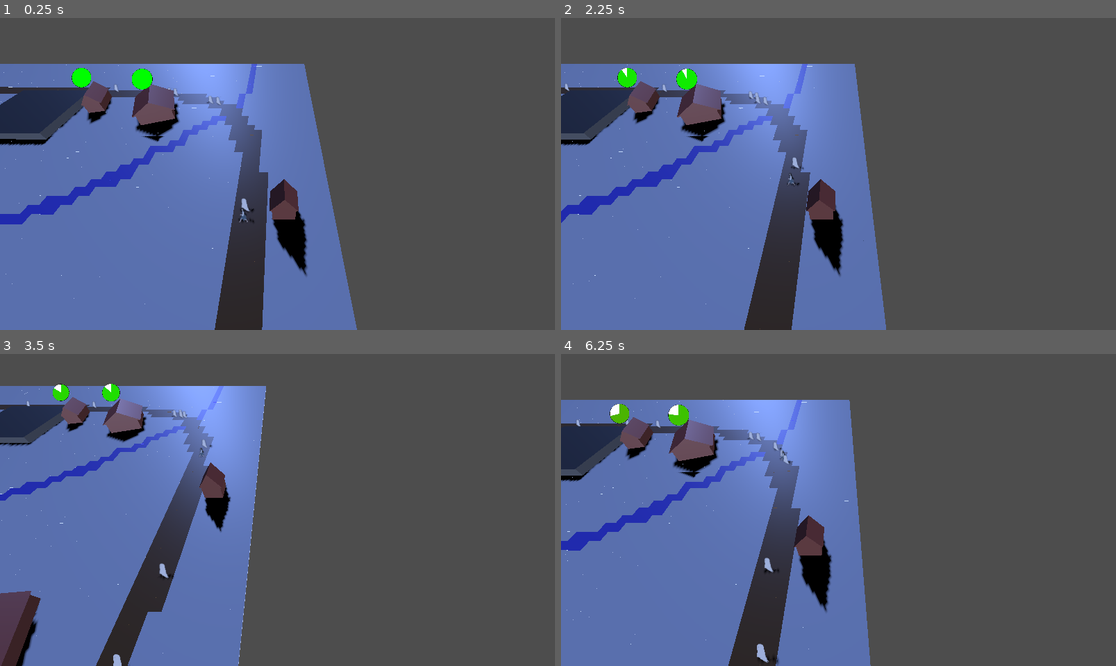
Above: before the commit, frames 1-4 (two rows, left to right).
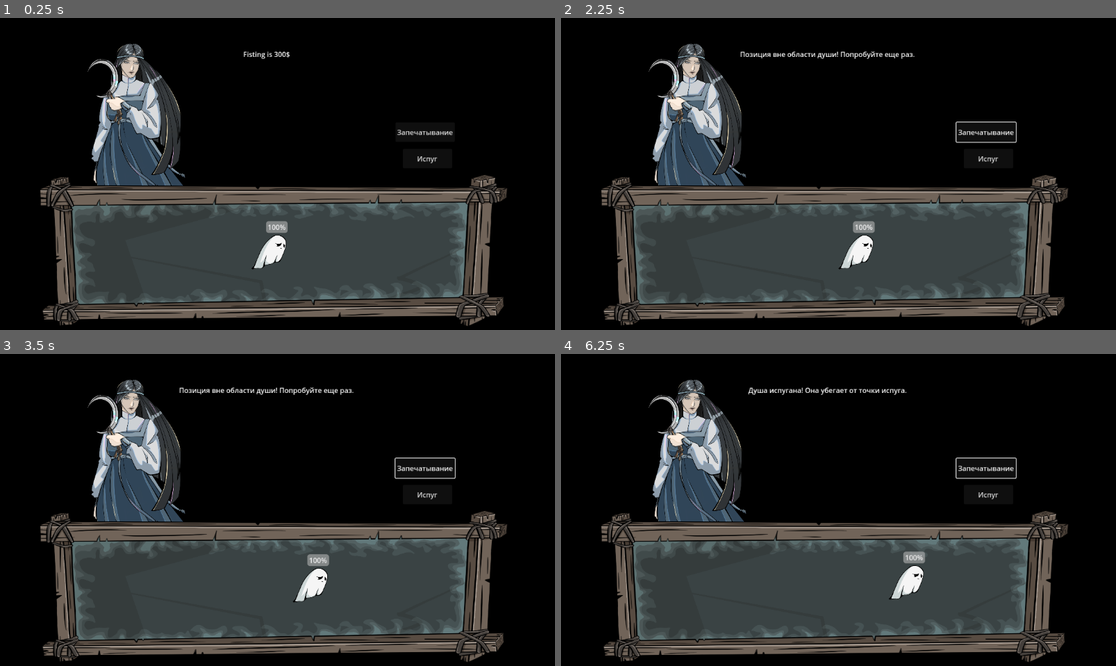
Above: after the commit, the same moments.

Repository: Ssssssaber/mara-winter-slumber
Game: Godot game, scene res://scenes/2d/environment/battle_scene.tscn
Same seed, same stepped clock (60 frames per second), same inputs: the game is played once before the commit and once after it. Before the commit the project starts from res://scenes/3d/environment/world.tscn.
Inputs (mouse positions are in pixels of both pictures, inside the frame that each line leads up to):
- Up to frame 1 (0.25 s): no input
- Up to frame 2 (2.25 s): click (988, 158) at 0.5 s, where only the run after the commit has a clickable "Испуг"; click (988, 133) at 1.25 s, where only the run after the commit has a clickable "Запечатывание"; move the mouse to (960, 158) at 2.02 s; hold Right (ui_right) from 2.03 s (still down); click (960, 158) at 2.17 s
- Up to frame 3 (3.5 s): move the mouse to (166, 525) at 2.77 s; release Right (ui_right) at 2.78 s; hold Down (ui_down) from 2.78 s (still down); click (166, 525) at 2.92 s
- Up to frame 4 (6.25 s): move the mouse to (894, 441) at 3.52 s; release Down (ui_down) at 3.53 s; hold Right (ui_right) 3.53-4.28 s; click (894, 441) at 3.67 s; move the mouse to (810, 572) at 4.27 s; hold Up (ui_up) 4.28-5.03 s; click (810, 572) at 4.42 s; move the mouse to (1005, 556) at 5.02 s; hold Left (ui_left) from 5.03 s (still down); click (1005, 556) at 5.17 s; move the mouse to (672, 463) at 5.77 s; click (672, 463) at 5.92 s

The runs differ from the first frame. In frame 1, 91% of the frame differs, in the area x 0-100%, y 0-100%; in frame 2, 89%; in frame 3, 85%; in frame 4, 89%.

Commit message:
(update): soul movement system + small visual update

Diff:
--- a/project.godot
+++ b/project.godot
@@ -11,7 +11,7 @@
 [application]
 
 config/name="mara-winter-slumber"
-run/main_scene="uid://npsgmyqx2xme"
+run/main_scene="uid://cmjp8iqyl8p8q"
 config/features=PackedStringArray("4.5", "Forward Plus")
 config/icon="res://icon.svg"
 
--- a/scenes/2d/characters/Soul.tscn
+++ b/scenes/2d/characters/Soul.tscn
@@ -1,13 +1,13 @@
-[gd_scene load_steps=4 format=3 uid="uid://c4vcy61g6muyu"]
+[gd_scene load_steps=3 format=3 uid="uid://c4vcy61g6muyu"]
 
-[ext_resource type="Texture2D" uid="uid://dqsce4q362yct" path="res://assets/2d/temporary/redsquare.png" id="1_yj76j"]
-
-[sub_resource type="RectangleShape2D" id="RectangleShape2D_cnwsa"]
-size = Vector2(16, 16)
+[ext_resource type="Texture2D" uid="uid://c425rp4p4iojp" path="res://assets/2d/characters/IMG_0646.PNG" id="1_yj76j"]
 
 [sub_resource type="SpriteFrames" id="SpriteFrames_wm0it"]
 animations = [{
 "frames": [{
+"duration": 1.0,
+"texture": ExtResource("1_yj76j")
+}, {
 "duration": 1.0,
 "texture": ExtResource("1_yj76j")
 }],
@@ -18,8 +18,17 @@
 
 [node name="Soul" type="CharacterBody2D"]
 
-[node name="CollisionShape2D" type="CollisionShape2D" parent="."]
-shape = SubResource("RectangleShape2D_cnwsa")
+[node name="AnimatedSprite2D" type="AnimatedSprite2D" parent="."]
+visible = false
+position = Vector2(-13, -106)
+scale = Vector2(0.2, 0.2)
+sprite_frames = SubResource("SpriteFrames_wm0it")
+frame_progress = 0.025899509
 
-[node name="AnimatedSprite2D" type="AnimatedSprite2D" parent="."]
-sprite_frames = SubResource("SpriteFrames_wm0it")
+[node name="Sprite2D" type="Sprite2D" parent="."]
+position = Vector2(-12.999999, -105.99999)
+scale = Vector2(0.2, 0.2)
+texture = ExtResource("1_yj76j")
+
+[node name="CollisionPolygon2D" type="CollisionPolygon2D" parent="."]
+polygon = PackedVector2Array(-9, -28, -2, -34, 5, -38, 12, -39, 20, -37, 28, -31, 31, -26, 32, -20, 32, -15, 29, -5, 26.8, 3, 24, 9, 20, 18, 18, 22, 16, 24, 12, 25, 5, 26, 2, 27, -2, 29, -10, 30, -15, 31, -21, 36, -23, 38, -26, 39, -33, 39, -36, 39, -40, 40, -44, 41, -47, 41, -48.5, 39.6, -48.2, 39, -47.2, 38, -44.4, 35, -43, 33, -41, 29, -38, 23, -35, 16, -28, -2, -22, -12, -14, -23)
--- a/scenes/2d/environment/battle_scene.tscn
+++ b/scenes/2d/environment/battle_scene.tscn
@@ -1,43 +1,77 @@
-[gd_scene load_steps=5 format=3 uid="uid://cmjp8iqyl8p8q"]
+[gd_scene load_steps=9 format=3 uid="uid://cmjp8iqyl8p8q"]
 
 [ext_resource type="PackedScene" uid="uid://c4vcy61g6muyu" path="res://scenes/2d/characters/Soul.tscn" id="1_1niic"]
+[ext_resource type="Texture2D" uid="uid://cbcpohtvf1r8x" path="res://assets/2d/characters/IMG_0644.PNG" id="1_iod56"]
 [ext_resource type="Script" uid="uid://colt06nrwoodo" path="res://scripts/2d/characters/soul.gd" id="2_1niic"]
 [ext_resource type="Script" uid="uid://v254gqat2uch" path="res://scripts/2d/environment/BattleController.gd" id="2_5p8w8"]
+[ext_resource type="Texture2D" uid="uid://c27u0o5ylfjhe" path="res://assets/2d/environment/IMG_0636.PNG" id="3_5p8w8"]
 [ext_resource type="PackedScene" uid="uid://1ag12pvvb2uu" path="res://scenes/2d/environment/capture_zone.tscn" id="4_aqiqb"]
+[ext_resource type="Texture2D" uid="uid://dsuw35uij6oot" path="res://assets/2d/environment/IMG_0643.PNG" id="5_4vdcg"]
+[ext_resource type="Texture2D" uid="uid://t05e50fsf81w" path="res://assets/2d/environment/IMG_0642.PNG" id="6_q6iye"]
 
 [node name="BattleScene" type="Node2D"]
 
 [node name="Background" type="ColorRect" parent="."]
-offset_right = 800.0
-offset_bottom = 600.0
-color = Color(0.101960786, 0.101960786, 0.18039216, 1)
+offset_right = 1280.0
+offset_bottom = 720.0
+color = Color(0, 0, 0, 1)
+
+[node name="Sprite2D" type="Sprite2D" parent="Background"]
+position = Vector2(627, 330)
+scale = Vector2(0.3, 0.3)
+texture = ExtResource("1_iod56")
 
 [node name="SoulArea" type="ColorRect" parent="."]
 custom_minimum_size = Vector2(400, 300)
-offset_left = 200.0
-offset_top = 150.0
-offset_right = 600.0
-offset_bottom = 450.0
+offset_left = 155.0
+offset_top = 389.0
+offset_right = 1087.0
+offset_bottom = 689.0
+color = Color(0, 0, 0, 1)
+
+[node name="Sprite2D" type="Sprite2D" parent="SoulArea"]
+light_mask = 2
+visibility_layer = 2
+position = Vector2(483.99997, 4)
+scale = Vector2(0.3098958, 0.31111112)
+texture = ExtResource("3_5p8w8")
 
 [node name="Soul" parent="SoulArea" instance=ExtResource("1_1niic")]
 script = ExtResource("2_1niic")
 
-[node name="ActionButtons" type="HBoxContainer" parent="."]
-offset_right = 182.0
-offset_bottom = 40.0
+[node name="IntimidateButton" type="Button" parent="."]
+offset_left = 929.0
+offset_top = 302.0
+offset_right = 1043.0
+offset_bottom = 347.0
+text = "Испуг
+"
 
-[node name="IntimidateButton" type="Button" parent="ActionButtons"]
-layout_mode = 2
-text = "Запугивание"
+[node name="Sprite2D" type="Sprite2D" parent="IntimidateButton"]
+visible = false
+position = Vector2(-101, 90)
+scale = Vector2(0.23059897, 0.2407407)
+texture = ExtResource("5_4vdcg")
 
-[node name="CaptureButton" type="Button" parent="ActionButtons"]
-layout_mode = 2
-text = "Захват"
+[node name="CaptureButton" type="Button" parent="."]
+offset_left = 912.0
+offset_top = 241.0
+offset_right = 1049.0
+offset_bottom = 286.0
+text = "Запечатывание
+"
+
+[node name="Sprite2D" type="Sprite2D" parent="CaptureButton"]
+visible = false
+position = Vector2(-115.99997, 161.99998)
+scale = Vector2(0.26197916, 0.2539352)
+texture = ExtResource("6_q6iye")
 
 [node name="BattleController" type="Node" parent="."]
 script = ExtResource("2_5p8w8")
 
 [node name="SoulHealth" type="Label" parent="."]
+visible = false
 offset_left = 635.0
 offset_top = 5.0
 offset_right = 795.0
@@ -48,12 +82,16 @@
 anchors_preset = 5
 anchor_left = 0.5
 anchor_right = 0.5
-offset_left = 347.0
-offset_top = 83.0
-offset_right = 455.0
-offset_bottom = 106.0
+offset_left = 561.0
+offset_top = 72.0
+offset_right = 669.0
+offset_bottom = 95.0
 grow_horizontal = 2
 text = "Fisting is 300$"
 
 [node name="CaptureZone" parent="." instance=ExtResource("4_aqiqb")]
 position = Vector2(-101, -1)
+
+[node name="Camera2D" type="Camera2D" parent="."]
+position = Vector2(640, 360)
+zoom = Vector2(0.9, 0.9)
--- a/scripts/2d/characters/soul.gd
+++ b/scripts/2d/characters/soul.gd
@@ -4,8 +4,23 @@
 
 # Настройки движения
 var movement_speed: float = 15.0
-var current_direction: Vector2 = Vector2.ZERO
+var current_direction: Vector2 = Vector2(1, 0)
 var is_moving: bool = true
+
+# Для разворота
+var is_facing_right: bool = true
+var previous_direction: Vector2 = Vector2(1, 0)
+
+# Улучшенное движение
+var wander_timer: float = 0.0
+var wander_interval: float = 3.0
+var smooth_turn_speed: float = 2.0
+var target_direction: Vector2 = Vector2(1, 0)
+
+# Система испуга
+var is_frightened: bool = false
+var fright_timer: float = 0.0
+var fright_duration: float = 1.5
 
 # Здоровье
 var max_health: int = 2
@@ -14,16 +29,22 @@
 
 # Ссылки
 @onready var soul_area: ColorRect = get_parent()
+@onready var sprite: Sprite2D = $Sprite2D
+@onready var collision: CollisionPolygon2D = $CollisionPolygon2D
+
+# Смещение HP-бара относительно души
+var health_bar_offset: Vector2 = Vector2(-15, -70)
 
 func _ready():
-	# Добавляем душу в группу для идентификации
 	add_to_group("soul")
 
 	# Устанавливаем начальную позицию в центре области
 	position = soul_area.size / 2
 
-	# Устанавливаем случайное начальное направление
-	_set_random_direction()
+	# Убедимся что начальное направление правильное
+	current_direction = Vector2(1, 0).normalized()
+	target_direction = current_direction
+	previous_direction = current_direction
 
 	# Создаем health bar
 	health_bar = ProgressBar.new()
@@ -32,80 +53,205 @@
 	health_bar.max_value = max_health
 	health_bar.value = current_health
 	add_child(health_bar)
-	health_bar.position = Vector2(-25, -25)  # Над душой
+
+	# Устанавливаем начальную позицию HP-бара
+	_update_health_bar_position()
+
+	print("Душа создана. Начальное направление: ", current_direction)
+	print("Начальная позиция: ", position)
 
 func _physics_process(delta):
 	if is_moving:
+		_update_movement(delta)
+		_update_sprite_direction()
 		_move_soul(delta)
+
+func _update_movement(delta):
+	wander_timer += delta
+
+	if not is_frightened:
+		if wander_timer >= wander_interval:
+			_set_random_direction()
+			wander_timer = 0.0
+
+		# Плавно поворачиваем к целевому направлению
+		current_direction = current_direction.move_toward(target_direction, smooth_turn_speed * delta)
+		current_direction = current_direction.normalized()
+
+func _move_soul(delta):
+	velocity = current_direction * movement_speed
+
+	var area_rect = soul_area.get_rect()
+	var soul_size = Vector2(80, 80)
+	var new_position = position + velocity * delta
+
+	# Безопасное расстояние от границ
+	var safe_margin2: float = 60
+
+	# Рассчитываем границы с безопасной зоной
+	var left_bound = safe_margin2
+	var right_bound = area_rect.size.x - safe_margin2
+	var top_bound = safe_margin2
+	var bottom_bound = area_rect.size.y - safe_margin2
+
+	# Проверяем и корректируем позицию для каждой границы
+	var bounced = false
+
+	if new_position.x < left_bound:
+		current_direction.x = abs(current_direction.x)
+		new_position.x = left_bound
+		bounced = true
+		print("Отскок от левой границы (безопасная зона)")
+	elif new_position.x > right_bound:
+		current_direction.x = -abs(current_direction.x)
+		new_position.x = right_bound
+		bounced = true
+		print("Отскок от правой границы (безопасная зона)")
+
+	if new_position.y < top_bound:
+		current_direction.y = abs(current_direction.y)
+		new_position.y = top_bound
+		bounced = true
+		print("Отскок от верхней границы (безопасная зона)")
+	elif new_position.y > bottom_bound:
+		current_direction.y = -abs(current_direction.y)
+		new_position.y = bottom_bound
+		bounced = true
+		print("Отскок от нижней границы (безопасная зона)")
+
+	# Добавляем небольшую случайность при отскоке
+	if bounced:
+		current_direction = current_direction.rotated(randf_range(-0.2, 0.2))
+		current_direction = current_direction.normalized()
+		target_direction = current_direction
+
+	position = new_position
+	move_and_slide()
 
 func _set_random_direction():
 	# Генерируем случайное направление
-	var random_angle = randf() * 2 * PI  # Случайный угол от 0 до 2π
-	current_direction = Vector2(cos(random_angle), sin(random_angle)).normalized()
-	print("Начальное направление души: ", current_direction)
-
-func _move_soul(delta):
-	velocity = current_direction * movement_speed
-
-	# Получаем границы области души
-	var area_rect = soul_area.get_rect()
-	var soul_size = Vector2(16, 16)  # Размер души
-
-	# Проверяем столкновение с границами
-	var new_position = position + velocity * delta
-
-	var bounced = false
-
-	# Проверяем левую и правую границы
-	if new_position.x <= 0:
-		current_direction.x = abs(current_direction.x)  # Отскакиваем вправо
-		new_position.x = 0
-		bounced = true
-	elif new_position.x >= area_rect.size.x - soul_size.x:
-		current_direction.x = -abs(current_direction.x)  # Отскакиваем влево
-		new_position.x = area_rect.size.x - soul_size.x
-		bounced = true
-
-	# Проверяем верхнюю и нижнюю границы
-	if new_position.y <= 0:
-		current_direction.y = abs(current_direction.y)  # Отскакиваем вниз
-		new_position.y = 0
-		bounced = true
-	elif new_position.y >= area_rect.size.y - soul_size.y:
-		current_direction.y = -abs(current_direction.y)  # Отскакиваем вверх
-		new_position.y = area_rect.size.y - soul_size.y
-		bounced = true
-
-	# Если произошел отскок, можно добавить небольшую случайность
-	if bounced:
-		_add_bounce_randomness()
-
-	position = new_position
-	move_and_slide()
-
-func _add_bounce_randomness():
-	# Добавляем небольшую случайность при отскоке чтобы движение было менее предсказуемым
-	var random_variation = 0.1  # 10% случайности
-	current_direction.x += (randf() - 0.5) * 2 * random_variation
-	current_direction.y += (randf() - 0.5) * 2 * random_variation
-	current_direction = current_direction.normalized()
-
+	var random_angle = randf() * 2 * PI
+	target_direction = Vector2(cos(random_angle), sin(random_angle)).normalized()
+	print("Случайное направление: ", target_direction)
+
+func _update_sprite_direction():
+	if not sprite:
+		return
+
+	# Определяем нужно ли развернуться
+	var should_face_right = current_direction.x >= 0
+
+	# Если направление изменилось - разворачиваем все элементы
+	if should_face_right != is_facing_right:
+		is_facing_right = should_face_right
+		_flip_all_elements()
+
+func _flip_all_elements():
+	# Разворачиваем спрайт
+	if sprite:
+		sprite.scale.x = abs(sprite.scale.x) * (1 if is_facing_right else -1)
+
+	# Разворачиваем CollisionPolygon2D
+	if collision:
+		# Для CollisionPolygon2D нужно инвертировать scale по X
+		collision.scale.x = abs(collision.scale.x) * (1 if is_facing_right else -1)
+
+	# Обновляем позицию HP-бара
+	_update_health_bar_position()
+
+func _update_health_bar_position():
+	if not health_bar:
+		return
+
+	# Если смотрим вправо - HP-бар слева сверху
+	if is_facing_right:
+		health_bar.position = health_bar_offset
+	# Если смотрим влево - зеркально смещаем HP-бар
+	else:
+		# Инвертируем X-координату и компенсируем ширину HP-бара
+		health_bar.position = Vector2(-health_bar_offset.x - health_bar.size.x - 10, health_bar_offset.y)
+
+func intimidate_from_point(fright_point_global: Vector2):
+	print("=== ИСПУГ ОТ ТОЧКИ ===")
+	print("Глобальная позиция точки испуга: ", fright_point_global)
+	print("Глобальная позиция души: ", global_position)
+
+	# Вектор от души к точке испуга в глобальных координатах
+	var to_fright_point = fright_point_global - global_position
+	print("Вектор к точке испуга (глобальный): ", to_fright_point)
+	print("Длина вектора: ", to_fright_point.length())
+
+	# Двигаемся в ПРОТИВОПОЛОЖНУЮ сторону
+	var direction_away = -to_fright_point.normalized()
+
+	print("Направление ОТ точки: ", direction_away)
+
+	# Если точка очень близко к душе, выбираем случайное направление
+	if to_fright_point.length() < 50:  # 50 пикселей - минимальное расстояние
+		print("Точка слишком близко, выбираем случайное направление")
+		var random_angle = randf() * 2 * PI
+		direction_away = Vector2(cos(random_angle), sin(random_angle))
+
+	# Устанавливаем новое направление
+	current_direction = direction_away.normalized()
+	target_direction = current_direction
+
+	print("Установлено направление движения: ", current_direction)
+
+	# Активируем режим испуга
+	is_frightened = true
+	fright_timer = 0.0
+	movement_speed = 20.0
+
+	# Возвращаем нормальную скорость через время
+	get_tree().create_timer(fright_duration).timeout.connect(
+		func():
+			if is_moving and is_instance_valid(self):
+				movement_speed = 15.0
+				is_frightened = false
+				print("Испуг закончился")
+	, CONNECT_ONE_SHOT)
+
+# Альтернативный вариант - испуг в противоположную сторону
+func intimidate_from_point_alternative(fright_point_global: Vector2):
+	print("=== АЛЬТЕРНАТИВНЫЙ ИСПУГ ===")
+
+	# Вектор от души к точке испуга
+	var to_fright_point = fright_point_global - global_position
+	print("Вектор к точке испуга: ", to_fright_point)
+
+	# Двигаемся в ПРОТИВОПОЛОЖНУЮ сторону
+	var direction_away = -to_fright_point.normalized()
+
+	print("Направление ОТ точки: ", direction_away)
+
+	current_direction = direction_away.normalized()
+	target_direction = current_direction
+
+	is_frightened = true
+	fright_timer = 0.0
+	movement_speed = 20.0
+
+	get_tree().create_timer(fright_duration).timeout.connect(
+		func():
+			if is_moving and is_instance_valid(self):
+				movement_speed = 15.0
+				is_frightened = false
+	, CONNECT_ONE_SHOT)
+
+# Простой испуг (старая механика)
 func intimidate():
-	# Запугивание - меняем направление на противоположное
-	current_direction *= -1
-	print("Запугивание! Направление изменено на: ", current_direction)
+	current_direction = -current_direction
+	target_direction = current_direction
+	print("Простой испуг! Направление: ", current_direction)
 
 func take_damage() -> bool:
 	if current_health > 0:
 		current_health -= 1
 		health_bar.value = current_health
 
-		# Визуальный эффект получения урона
-		_flash_red()
-
 		print("Душа получила урон! Здоровье: ", current_health)
 
-		# Уведомляем BattleController об изменении здоровья
 		get_tree().call_group("battle_controller", "_on_soul_damaged")
 
 		if current_health <= 0:
@@ -113,16 +259,6 @@
 
 		return true
 	return false
-
-func _flash_red():
-	var sprite = get_node_or_null("Sprite2D")
-	if sprite:
-		var original_color = sprite.modulate
-		sprite.modulate = Color.RED
-
-		# Создаем tween для плавного возврата цвета
-		var tween = create_tween()
-		tween.tween_property(sprite, "modulate", original_color, 0.3)
 
 func _on_death():
 	is_moving = false
@@ -131,5 +267,5 @@
 	get_tree().call_group("battle_controller", "end_battle", true)
 
 func get_rect() -> Rect2:
-	var soul_size = Vector2(16, 16)
+	var soul_size = Vector2(80, 80)
 	return Rect2(position - soul_size / 2, soul_size)
--- a/scripts/2d/environment/BattleController.gd
+++ b/scripts/2d/environment/BattleController.gd
@@ -8,8 +8,9 @@
 @onready var capture_zones_container: Node2D = get_node("../CaptureZone")
 @onready var battle_text: Label = get_node("../BattleText")
 @onready var soul_health_label: Label = get_node("../SoulHealth")
-@onready var intimidate_btn: Button = get_node("../ActionButtons/IntimidateButton")
-@onready var capture_btn: Button = get_node("../ActionButtons/CaptureButton")
+@onready var intimidate_btn: Button = get_node("../IntimidateButton")
+@onready var capture_btn: Button = get_node("../CaptureButton")
+@onready var camera: Camera2D = get_node("../Camera2D")
 
 # Настройки зон захвата
 var capture_zone_scene: PackedScene
@@ -19,9 +20,11 @@
 var battle_active: bool = true
 var cooldown: bool = false
 
-# Режим размещения зоны
+# Режимы размещения
 var is_placing_zone: bool = false
+var is_placing_intimidate: bool = false
 var temp_zone: Area2D = null
+var temp_intimidate_point: Sprite2D = null
 
 func _ready():
 	capture_zone_scene = preload("res://scenes/2d/environment/capture_zone.tscn")
@@ -36,16 +39,83 @@
 	if is_placing_zone and event is InputEventMouseButton:
 		if event.button_index == MOUSE_BUTTON_LEFT and event.pressed:
 			_finalize_zone_placement(event)
+		elif event.button_index == MOUSE_BUTTON_RIGHT and event.pressed:
+			_cancel_zone_placement()
+
+	elif is_placing_intimidate and event is InputEventMouseButton:
+		if event.button_index == MOUSE_BUTTON_LEFT and event.pressed:
+			_finalize_intimidate_placement(event)
+		elif event.button_index == MOUSE_BUTTON_RIGHT and event.pressed:
+			_cancel_intimidate_placement()
 
 func _on_intimidate_pressed():
-	if battle_active and not cooldown and is_instance_valid(soul):
-		soul.intimidate()
-		battle_text.text = "Вы запугали душу! Она меняет направление."
+	if battle_active and not cooldown and not is_placing_intimidate and not is_placing_zone:
+		_start_intimidate_placement()
+
+func _on_capture_pressed():
+	if battle_active and not cooldown and not is_placing_zone and not is_placing_intimidate:
+		_start_zone_placement()
+
+func _start_intimidate_placement():
+	is_placing_intimidate = true
+	battle_text.text = "Кликните мышкой чтобы испугать душу в выбранном направлении"
+
+	# Создаем точку для предпросмотра
+	temp_intimidate_point = Sprite2D.new()
+
+	# Создаем простую текстуру для точки
+	var image = Image.create(16, 16, false, Image.FORMAT_RGBA8)
+	image.fill(Color.PURPLE)
+	var texture = ImageTexture.create_from_image(image)
+	temp_intimidate_point.texture = texture
+
+	capture_zones_container.add_child(temp_intimidate_point)
+
+	print("=== РЕЖИМ РАЗМЕЩЕНИЯ ИСПУГА ===")
+
+func _finalize_intimidate_placement(mouse_event: InputEventMouseButton):
+	if not is_placing_intimidate or not temp_intimidate_point:
+		return
+
+	# ПРОСТО ИСПОЛЬЗУЕМ ГЛОБАЛЬНЫЕ КООРДИНАТЫ!
+	var mouse_global_pos = mouse_event.global_position
+
+	print("=== ПРИМЕНЕНИЕ ИСПУГА ===")
+	print("Мышь (глобальная): ", mouse_global_pos)
+	print("Душа (глобальная): ", soul.global_position)
+	print("SoulArea (глобальная): ", soul_area.global_position)
+
+	# Проверяем что позиция внутри SoulArea
+	var area_global_rect = Rect2(soul_area.global_position, soul_area.size)
+	if area_global_rect.has_point(mouse_global_pos):
+		# ПЕРЕДАЕМ ГЛОБАЛЬНЫЕ КООРДИНАТЫ напрямую!
+		soul.intimidate_from_point(mouse_global_pos)
+
+		# Визуализируем точку испуга
+		temp_intimidate_point.global_position = mouse_global_pos
+
+		battle_text.text = "Душа испугана! Она убегает от точки испуга."
+
+		# Удаляем точку через короткое время
+		var timer = get_tree().create_timer(0.5)
+		await timer.timeout
+		_remove_intimidate_point()
+
+		is_placing_intimidate = false
 		_start_cooldown()
-
-func _on_capture_pressed():
-	if battle_active and not cooldown and not is_placing_zone:
-		_start_zone_placement()
+	else:
+		battle_text.text = "Позиция вне области души! Попробуйте еще раз."
+
+func _cancel_intimidate_placement():
+	if is_placing_intimidate and temp_intimidate_point:
+		_remove_intimidate_point()
+		is_placing_intimidate = false
+		battle_text.text = "Размещение испуга отменено"
+
+func _remove_intimidate_point():
+	if temp_intimidate_point and is_instance_valid(temp_intimidate_point):
+		temp_intimidate_point.queue_free()
+		temp_intimidate_point = null
 
 func _start_zone_placement():
 	is_placing_zone = true
@@ -62,31 +132,32 @@
 	if not is_placing_zone or not temp_zone:
 		return
 
-	# Получаем позицию мыши в глобальных координатах
-	var mouse_global_pos = mouse_event.global_position
-
-	# Преобразуем глобальную позицию мыши в локальную позицию внутри CaptureZones контейнера
-	var local_position = capture_zones_container.get_global_transform().affine_inverse() * mouse_global_pos
+	# Используем текущую глобальную позицию зоны предпросмотра
+	var final_global_pos = temp_zone.global_position
 
 	# Проверяем что позиция внутри SoulArea
 	var area_global_rect = Rect2(soul_area.global_position, soul_area.size)
-	if area_global_rect.has_point(mouse_global_pos):
-		# Фиксируем позицию зоны (используем текущую позицию предпросмотра)
-		# чтобы избежать смещения из-за задержки между кадрами
-		temp_zone.position = temp_zone.position
-		temp_zone.activate()  # Запускаем таймер захвата
+	if area_global_rect.has_point(final_global_pos):
+		# Фиксируем позицию зоны (оставляем как есть)
+		temp_zone.activate()
 
 		battle_text.text = "Зона захвата установлена! Сработает через 3 секунды."
-		print("Зона захвата установлена в позиции: ", temp_zone.position)
+		print("Зона захвата установлена в глобальной позиции: ", final_global_pos)
 
 		# Выходим из режима размещения
 		is_placing_zone = false
 		temp_zone = null
 
-		# Запускаем кд
 		_start_cooldown()
 	else:
 		battle_text.text = "Позиция вне области души! Попробуйте еще раз."
+
+func _cancel_zone_placement():
+	if is_placing_zone and temp_zone:
+		temp_zone.queue_free()
+		temp_zone = null
+		is_placing_zone = false
+		battle_text.text = "Размещение зоны отменено"
 
 func _start_cooldown():
 	cooldown = true
@@ -108,14 +179,17 @@
 	battle_active = false
 	cooldown = true
 	is_placing_zone = false
+	is_placing_intimidate = false
 
 	intimidate_btn.disabled = true
 	capture_btn.disabled = true
 
-	# Удаляем временную зону если она есть
+	# Удаляем временные объекты
 	if temp_zone and is_instance_valid(temp_zone):
 		temp_zone.queue_free()
 		temp_zone = null
+
+	_remove_intimidate_point()
 
 	# Очищаем все зоны захвата
 	if is_instance_valid(capture_zones_container):
@@ -125,5 +199,15 @@
 
 	battle_text.text = "Победа! Душа захвачена." if victory else "Поражение!"
 
+
 func _on_soul_damaged():
 	_update_health_ui()
+
+func _setup_camera():
+	# Настраиваем камеру на всю сцену
+	camera.position = Vector2(960, 540)  # Центр для разрешения 1920x1080
+	camera.zoom = Vector2(1, 1)
+
+	# Или если хотим приблизить к области души:
+	# camera.position = soul_area.position + soul_area.size / 2
+	# camera.zoom = Vector2(0.8, 0.8)  # Немного отдалить
Binary file added: assets/2d/characters/IMG_0644.PNG
Not shown, added: assets/2d/characters/IMG_0644.PNG.import
Binary file added: assets/2d/characters/IMG_0646.PNG
Not shown, added: assets/2d/characters/IMG_0646.PNG.import
Binary file added: assets/2d/environment/IMG_0636.PNG
Not shown, added: assets/2d/environment/IMG_0636.PNG.import
Binary file added: assets/2d/environment/IMG_0637.PNG
Not shown, added: assets/2d/environment/IMG_0637.PNG.import
Binary file added: assets/2d/environment/IMG_0638.PNG
Not shown, added: assets/2d/environment/IMG_0638.PNG.import
Binary file added: assets/2d/environment/IMG_0639.PNG
Not shown, added: assets/2d/environment/IMG_0639.PNG.import
(and 44 more such lines)
